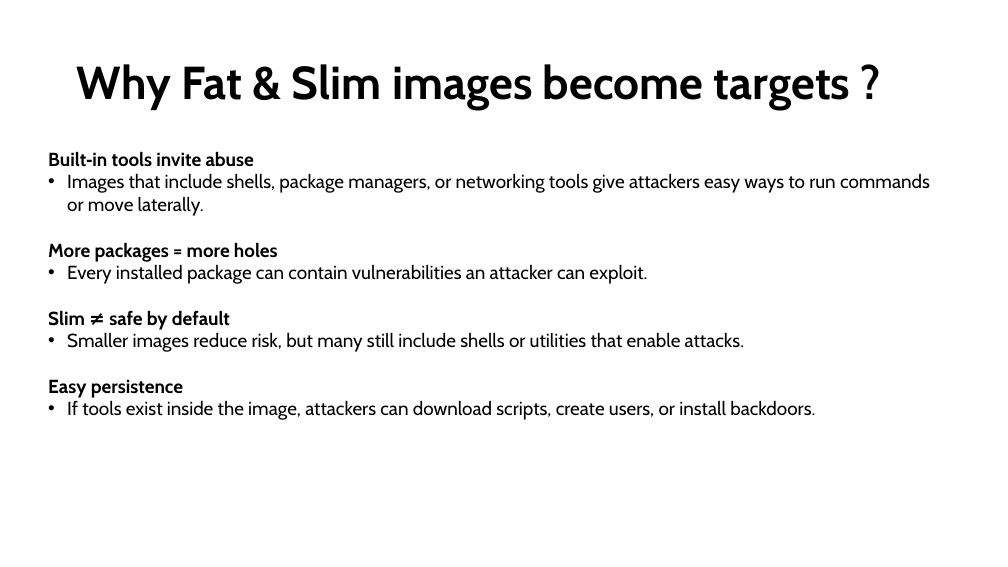
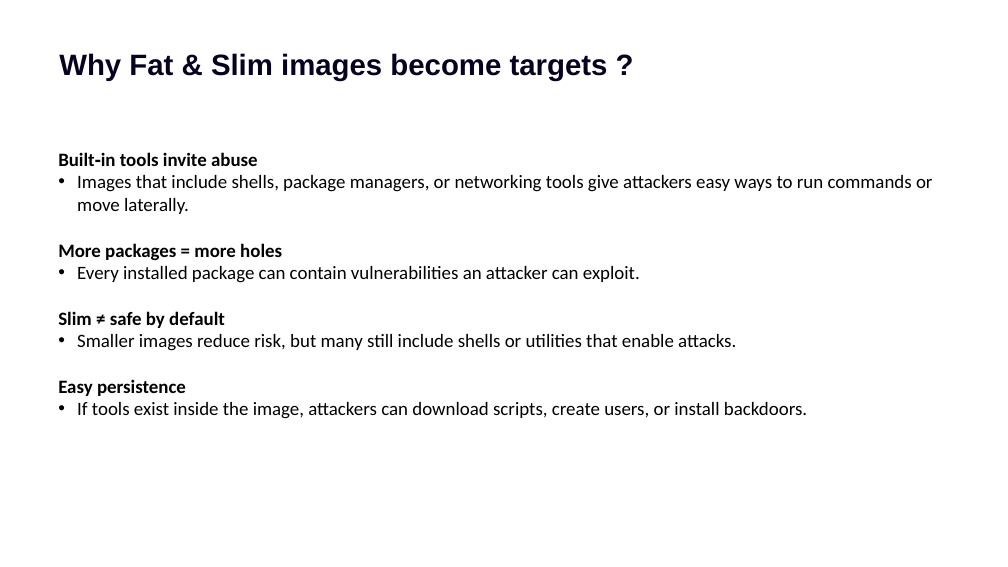
Before and after one commit to bharatnanda/from-fat-to-fearless-distroless-way, a slide deck: slide 8 of From Fat to Fearless.pptx. Drawn at 1008x567 pixels with LibreOffice and Linux fonts; fonts in the diff are those of the drawing. Boxes give left, top, right and bottom in pixels: in the first picture for what was removed or moved away, otherwise in the second. Text is boxed around its words. In the diff, an @@ line names an element or a change of style, - is before the commit and + after.

```diff
--- a/From Fat to Fearless.pptx
+++ b/From Fat to Fearless.pptx
@@ title "Why Fat & Slim images ...": place and size @@
-title "Why Fat & Slim images ..." at [77,64,851,110]
+title "Why Fat & Slim images ..." at [59,53,608,81]
@@ title "Why Fat & Slim images ..." at [59,53,608,81]: size 44 to 28 pt, font Cabin to Arial, text colour #000000 to #060320; line spacing 0.9 to 1; vertical alignment middle to top @@
@@ text "Built‑in tools invite abuse": place and size @@
-text "Built‑in tools invite abuse" at [48,151,930,420]
+text "Built‑in tools invite abuse" at [58,152,933,419]
@@ text "Built‑in tools invite abuse" at [58,152,933,419]: font Cabin to Calibri @@
```
Also in this commit, not shown: 16 other slides changed, 3 slides added, 4 slides removed.
